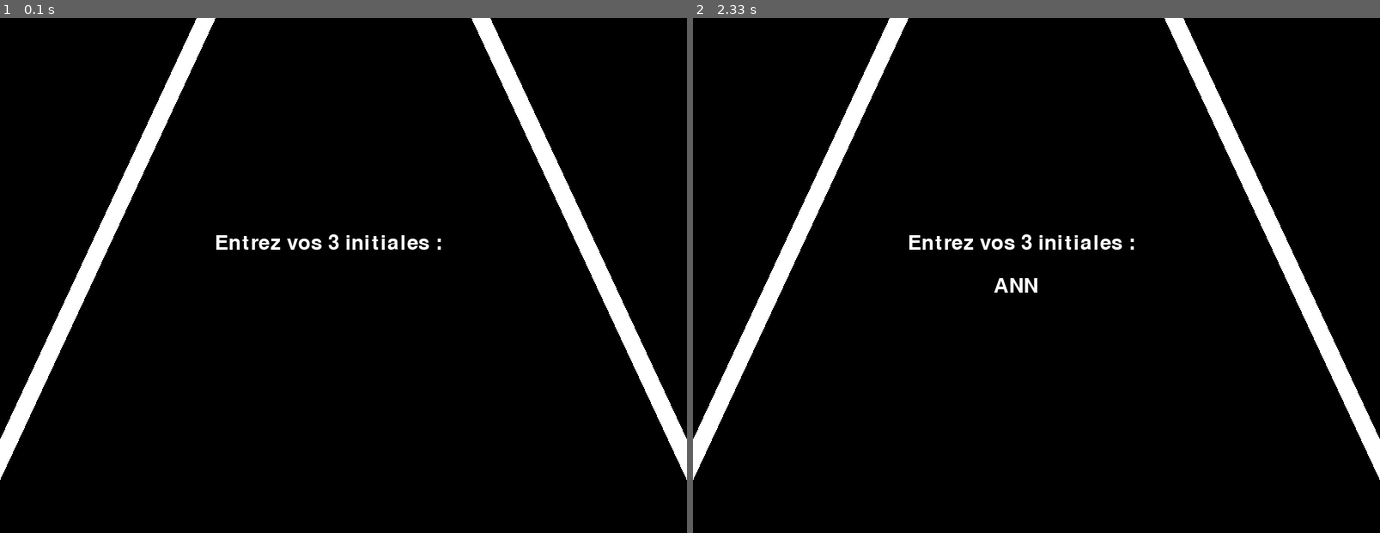
Above: before the commit, frames 1-2 (left to right).
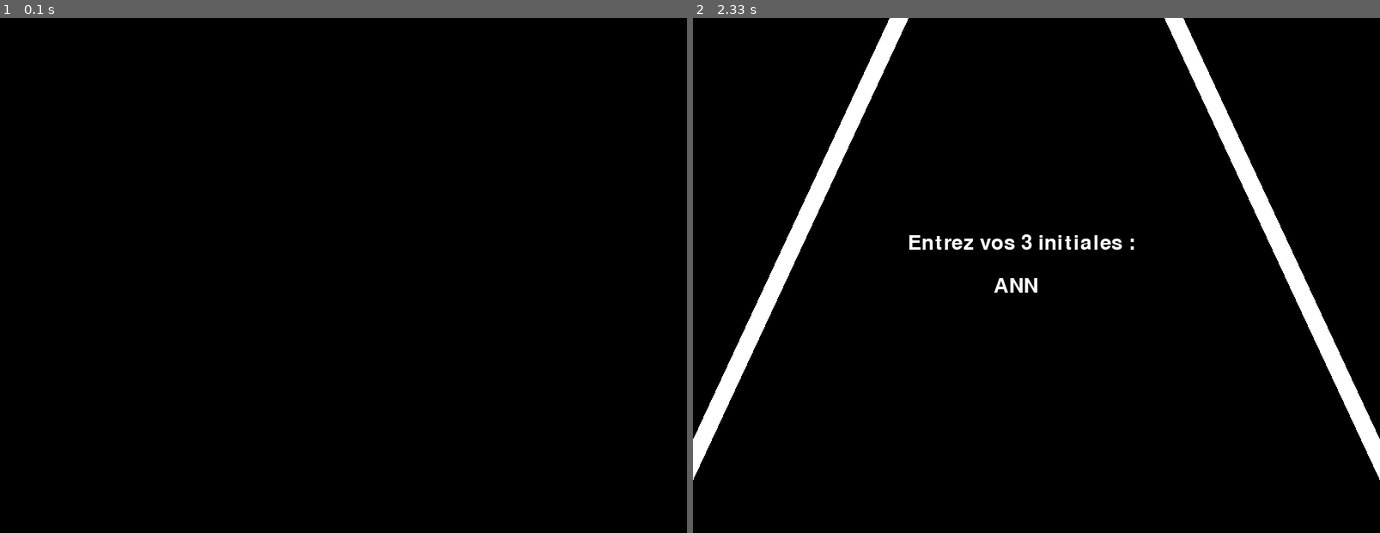
Above: after the commit, the same moments.

Repository: sugnaigiul/Pyserial-pygame_rhythm-game
Game: pygame game, started from src/main.py
Same seed, same stepped clock (60 frames per second), same inputs: the game is played once before the commit and once after it.
Inputs:
- Up to frame 1 (0.1 s): no input
- Up to frame 2 (2.33 s): type "ann" at 2 s

The runs differ from the first frame. In frame 1, 5.2% of the frame differs, in the area x 0-100%, y 0-90%; in frame 2, nothing differs.

Commit message:
add potentiometer control feature

Diff:
--- a/src/main.py
+++ b/src/main.py
@@ -2,6 +2,8 @@
 import random
 import math
 import csv
+import serial
+import time
 from player import Player
 from ship import Ship
 from sphere import Sphere
@@ -14,6 +16,14 @@
 clock = pygame.time.Clock()
 pygame.display.set_caption("Mon jeu de rythme")
 replayBool = True
+
+# Initialisation de la connexion série
+try:
+    arduino = serial.Serial('COM7', 9600, timeout=1)  # Remplace 'COM3' par le port de ton Arduino
+    time.sleep(2)  # Donne du temps à l'Arduino pour se stabiliser
+except serial.SerialException:
+    print("Erreur : Impossible de se connecter à l'Arduino.") # Bien verifier qu'il n'y a apas déjà une connexion avec un autre serial monitor (arduino)
+    arduino = None
 
 # Création des rectangles inclinés pour former une route
 # Rectangle gauche
@@ -86,6 +96,16 @@
             # Réduction de l'intervalle entre les temps d'apparition des sphères
             spawn_delay = spawn_delay - 0.01
 
+            # Mouvement du ship via potentiometre si un arduino est detecté
+            if arduino:
+                # Vérifier s'il y a des données disponibles
+                if arduino.in_waiting > 0:
+                    try:
+                        pot_value = int(arduino.readline().decode().strip())
+                        ship.moveWithPotentio(pot_value)
+                    except ValueError:
+                        pass  # Ignore les lignes non valides
+
             # Mouvement et affichage des sphères
             for sphere in spheres:
                 sphere.move()
--- a/src/ship.py
+++ b/src/ship.py
@@ -30,5 +30,12 @@
         # Met à jour le rectangle pour rester centré après la rotation
         self.rect = self.image.get_rect(center=self.rect.center)
 
+    def moveWithPotentio(self, pot_value):
+        # Mappe la valeur du potentiomètre (0 à 1023) à la largeur de l'écran (par exemple, 10 à 790)
+        mapped_x = (pot_value / 1023) * (800 - self.rect.width) + 10
+        self.rect.x = int(mapped_x)
+        # Met à jour l'inclinaison en fonction de la position du vaisseau
+        self.update_tilt()
+
     def draw(self, surface):
         surface.blit(self.image, self.rect)
